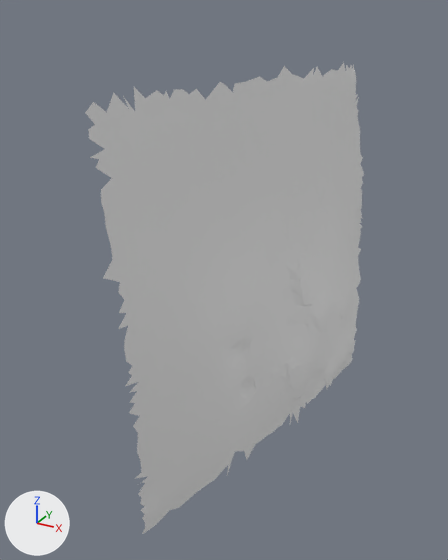
The glTF model moon small_tiles/tile_184.glb, before and after one commit.
The view is the same before and after, from a 50 mm lens placed at (31.54, -12.25, 5.86), pointed at (27.82, -5.48, 2.48). Every picture has the same lights, and +X, +Y and +Z are marked at lower left. The older version comes first. Vertices at exactly the same position are counted once.

Objects in the first picture: 't184'.
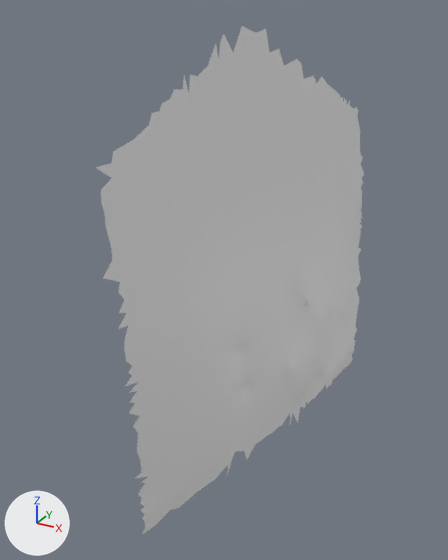
Boxes [x1, y1, x2, y2] around the edits, measured in the pictures (448 x 560 px):
't184', reshaped (8% taller)
    before: [85, 62, 364, 534]
    after: [96, 26, 364, 534]
part 1 of me_t184, reshaped
    before: [85, 62, 359, 167]
    after: [183, 26, 304, 99]

The change, as a diff of the scene's bpy script:
```diff
--- a/moon small_tiles/tile_184.glb.py
+++ b/moon small_tiles/tile_184.glb.py
@@ me_t184 @@
 # used by ob_t184; location = (0.0, 0.0, 0.0)
-me_t184.from_pydata(...)  # 1953 vertices, 3697 faces; spans x 27.5..28.9, y -7.81..-2.49, z -0.23..5.17
+me_t184.from_pydata(...)  # 1888 vertices, 3582 faces; spans x 27.59..28.9, y -7.81..-2.51, z -0.23..5.67
+# me_t184 part 1
+# 88 vertices are removed from x 27.5..28.56, y -7.68..-2.49, z 4.51..5.13
+# 157 faces are deleted
+# 23 vertices are added at x 27.78..28.2, y -6.31..-4.03, z 5.13..5.67
+# 42 new faces join them
```
